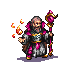
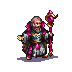
The second 72x72 image is a revision of the first. Changes to its layers:
renamed "flame" to "flame1", hid it over [11, 19, 24, 38]
painted on "arch-mage1a.png" over [17, 32, 30, 45]
